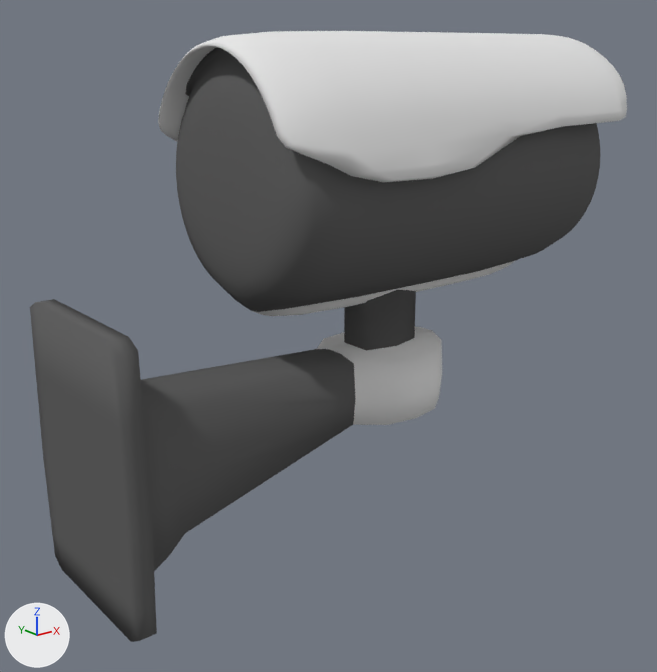
The Blender file Content/Models/Camera.blend, before and after one commit.
Rendered twice from a 50 mm camera at (-17.9, -43.6, 21.6) aimed at (17.1, 0.0, 4.1). The lights are fixed; the arrows at lower left show +X, +Y and +Z.

In view in the first picture: 'Camera', 'Support'.
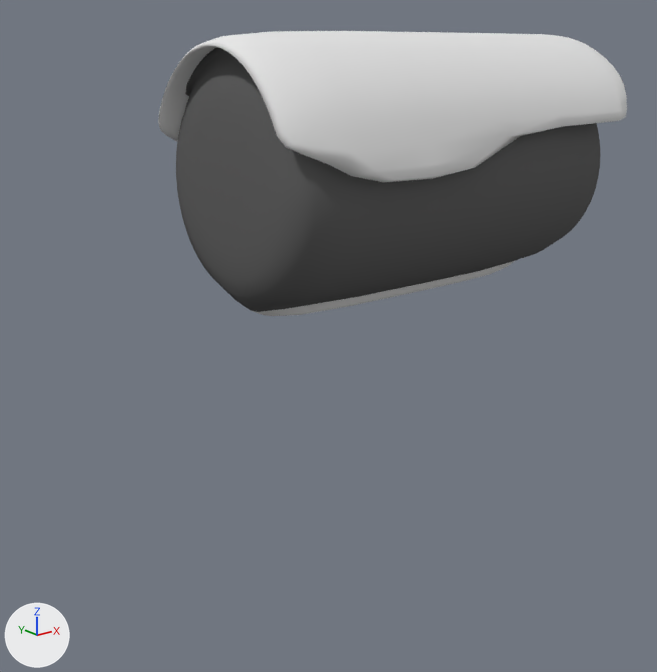
The newer file is also turned or shifted as a whole; pictures and numbers use the older file's frame.

The change, as a list of edits to the scene's bpy script:
```text
Remove ob_support:
    ob_support = bpy.data.objects.new('Support', me_cube)
    ob_support.location = (-0.1, 0.0, 0.09)
    ob_support.scale = (7.14, 7.14, 7.14)
```

What differs and where, as boxes (x1, y1, x2, y2) in the pictures (657 x 672 px):
'Support', deleted
    before: (30, 290, 442, 642)
    faces in mat_cameramaterialmain (dark grey #636363): (30, 290, 416, 642)
    faces in mat_cameramaterialsecond (white #e7e7e7): (317, 327, 442, 425)
